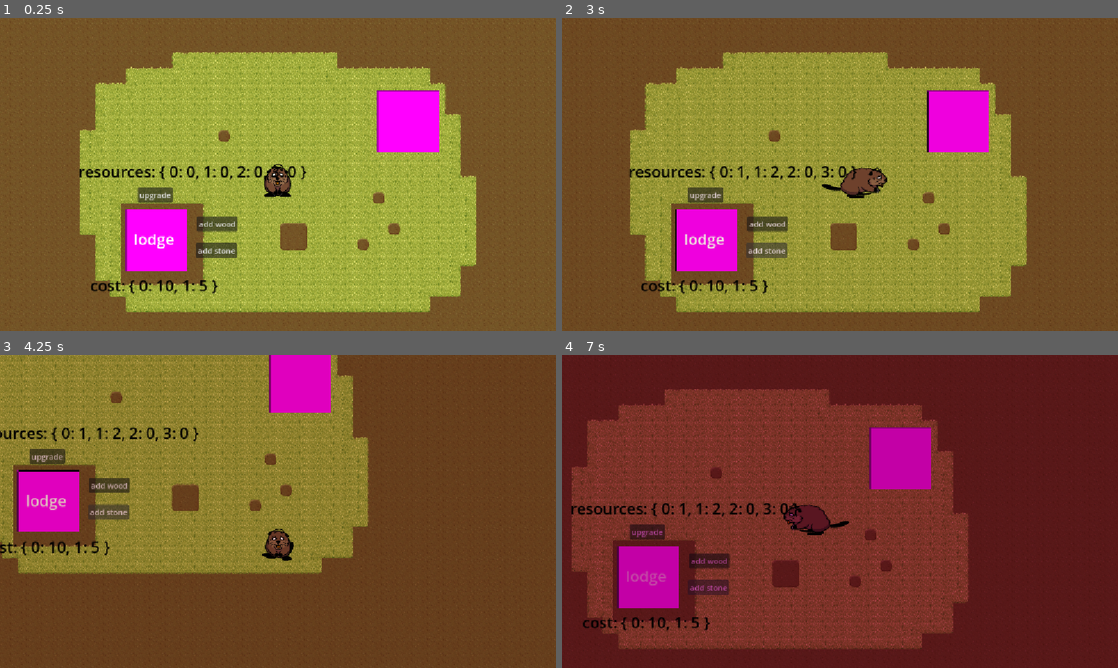
Above: before the commit, frames 1-4 (two rows, left to right).
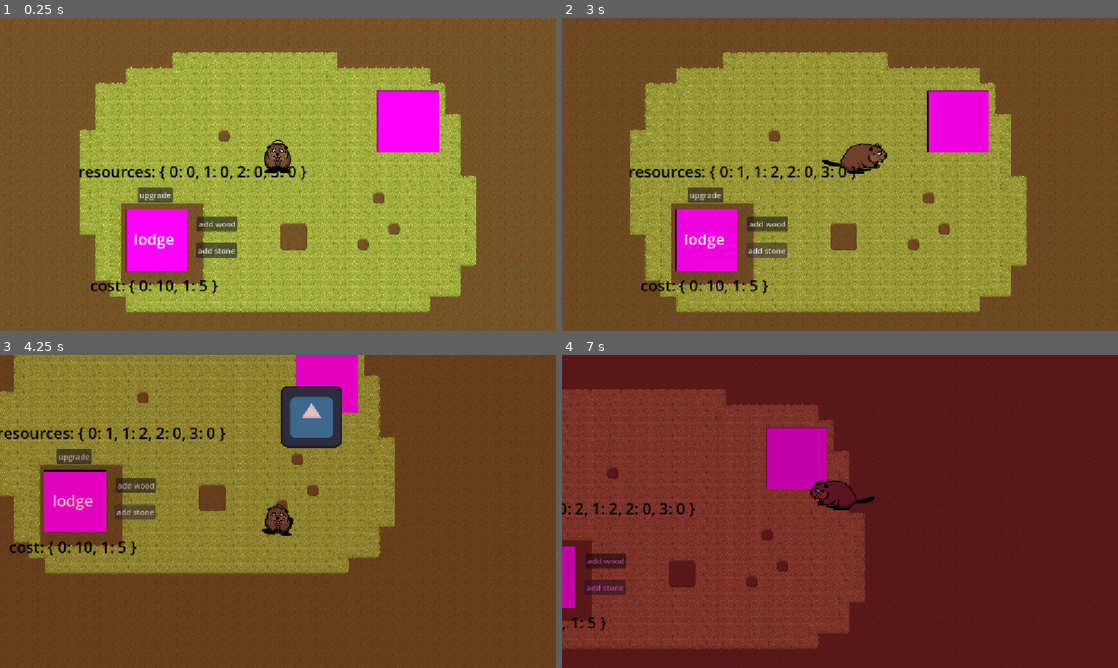
Above: after the commit, the same moments.

Repository: pesto-sauce/GMTK_2026
Game: Godot game, scene res://Scenes/world.tscn
Two runs of this game, one before a commit and one after it. Both use one fixed random seed, a clock stepped at 60 frames per second and the inputs below. The engine's default icon, where the game draws it, is replaced by a stand-in: a white triangle on a blue panel in a dark square.
Inputs:
- Up to frame 1 (0.25 s): no input
- Up to frame 2 (3 s): click "upgrade" at 0.5 s; click "add wood" at 1.25 s; click "add stone" at 2 s; tap Enter at 2.75 s; hold D (move_right) from 2.78 s (still down); hold E (contextual) from 2.78 s (still down)
- Up to frame 3 (4.25 s): release D (move_right) at 3.53 s; release E (contextual) at 3.53 s; hold S (move_down) from 3.53 s (still down); tap E (contextual) at 3.6 s
- Up to frame 4 (7 s): release S (move_down) at 4.28 s; hold D (move_right) 4.28-5.03 s; hold E (contextual) 4.28-5.03 s; hold W (move_up) 5.03-5.78 s; tap E (contextual) at 5.1, 6.6 s; hold E (contextual) 5.78-6.53 s; hold A (move_left) from 5.78 s (still down)

The runs differ from the first frame. In frame 1, 0.7% of the frame differs, in the area x 47-53%, y 38-58%; in frame 2, 1.3%; in frame 3, 21%; in frame 4, 29%, in the area x 0-74%, y 10-94%.

Commit message:
feat: Add dam entity and refine player collision

Diff:
--- /dev/null
+++ b/src/Scenes/dam.tscn
@@ -0,0 +1,21 @@
+[gd_scene format=3 uid="uid://cv0y8il3i1mtl"]
+
+[ext_resource type="Script" uid="uid://1synkxl7if5l" path="res://Scripts/dam.gd" id="1_mjnke"]
+
+[sub_resource type="PlaceholderTexture2D" id="PlaceholderTexture2D_tqfvg"]
+size = Vector2(128, 128)
+
+[sub_resource type="RectangleShape2D" id="RectangleShape2D_tqfvg"]
+size = Vector2(128, 128)
+
+[node name="Dam" type="Area2D" unique_id=435384367]
+script = ExtResource("1_mjnke")
+
+[node name="Sprite2D" type="Sprite2D" parent="." unique_id=369770707]
+texture = SubResource("PlaceholderTexture2D_tqfvg")
+
+[node name="CollisionShape2D" type="CollisionShape2D" parent="." unique_id=519968775]
+shape = SubResource("RectangleShape2D_tqfvg")
+
+[connection signal="body_entered" from="." to="." method="_on_detection_box_body_entered"]
+[connection signal="body_exited" from="." to="." method="_on_detection_box_body_exited"]
--- a/src/Scenes/player.tscn
+++ b/src/Scenes/player.tscn
@@ -113,9 +113,8 @@
 "speed": 8.0
 }]
 
-[sub_resource type="CapsuleShape2D" id="CapsuleShape2D_fd4e3"]
-radius = 24.0
-height = 76.0
+[sub_resource type="CircleShape2D" id="CircleShape2D_fo5ed"]
+radius = 33.13608
 
 [node name="Player" type="CharacterBody2D" unique_id=1689520712]
 y_sort_enabled = true
@@ -127,9 +126,10 @@
 
 [node name="AnimatedSprite2D" type="AnimatedSprite2D" parent="." unique_id=695886858]
 y_sort_enabled = true
+position = Vector2(0, -50)
 sprite_frames = SubResource("SpriteFrames_tqfvg")
 animation = &"side_idle"
 
 [node name="CollisionShape2D" type="CollisionShape2D" parent="." unique_id=23000687]
-position = Vector2(-1, 13)
-shape = SubResource("CapsuleShape2D_fd4e3")
+position = Vector2(5, -36)
+shape = SubResource("CircleShape2D_fo5ed")
--- /dev/null
+++ b/src/Scripts/dam.gd
@@ -0,0 +1,109 @@
+extends Area2D
+class_name Dam
+
+@export var max_health: int = 100
+@export var starting_health: int = 100
+@export var health_loss_per_day: int = 15
+
+@export var repair_amount: int = 25
+@export var cost_exponent: float = 2.0
+
+@export var base_wood_cost: int = 5
+@export var base_stone_cost: int = 3
+
+var health: int
+var is_destroyed: bool = false
+
+
+func _ready() -> void:
+	health = clamp(starting_health, 0, max_health)
+
+	SignalBus.day_changed.connect(_on_day_changed)
+
+
+func interact() -> void:
+	try_repair()
+
+
+func _on_day_changed(_day: int) -> void:
+	if is_destroyed:
+		return
+
+	health -= health_loss_per_day
+	health = max(health, 0)
+
+	print(health)
+	if health <= 0:
+		destroy_dam()
+
+
+func get_repair_cost() -> Dictionary:
+	var damage_ratio: float = 1.0 - (float(health) / max_health)
+
+	var multiplier: float = pow(1.0 + damage_ratio, cost_exponent)
+
+	return {
+		GameManager.Item.WOOD: ceil(base_wood_cost * multiplier),
+		GameManager.Item.STONE: ceil(base_stone_cost * multiplier)
+	}
+
+
+func can_repair(cost: Dictionary) -> bool:
+	if is_destroyed or health >= max_health:
+		return false
+
+	for resource in cost:
+		if not GameManager.inv_has_item(resource, cost[resource]):
+			return false
+
+	return true
+
+
+func try_repair() -> bool:
+	if is_destroyed:
+		return false
+
+	if health >= max_health:
+		return false
+
+	var cost: Dictionary = get_repair_cost()
+	print("Repair cost: ", cost)
+
+
+	if not can_repair(cost):
+		return false
+
+	for resource in cost:
+		GameManager.inv_remove_item(resource, cost[resource])
+
+	health = min(health + repair_amount, max_health)
+
+	return true
+
+
+func destroy_dam() -> void:
+	if is_destroyed:
+		return
+
+	is_destroyed = true
+	health = 0
+
+	# - Trigger game over
+	print("Dam destroyed")
+
+
+func get_health() -> int:
+	return health
+
+
+func get_health_ratio() -> float:
+	return float(health) / max_health
+
+
+func _on_detection_box_body_exited(body: Node2D) -> void:
+	if body.is_in_group("player"):
+		SignalBus.context_update.emit(self , false)
+
+func _on_detection_box_body_entered(body: Node2D) -> void:
+	if body.is_in_group("player"):
+		SignalBus.context_update.emit(self , true)
--- a/src/Scripts/lodge.gd
+++ b/src/Scripts/lodge.gd
@@ -10,7 +10,7 @@
 	{GameManager.Item.WOOD: 20, GameManager.Item.STONE: 10},
 ]
 
-func _process(delta: float) -> void:
+func _process(_delta: float) -> void:
 	$resources.text = str("resources: ", GameManager.player_inventory)
 
 	if tier >= max_tier:
--- a/src/Scripts/player.gd
+++ b/src/Scripts/player.gd
@@ -19,7 +19,7 @@
 			push_warning("Current context does not have an interact() method.")
 
 
-func _physics_process(delta: float) -> void:
+func _physics_process(_delta: float) -> void:
 	var direction := Input.get_vector("move_left", "move_right", "move_up", "move_down").normalized()
 
 	handle_animation(direction)
Not shown, added: src/Scripts/dam.gd.uid
